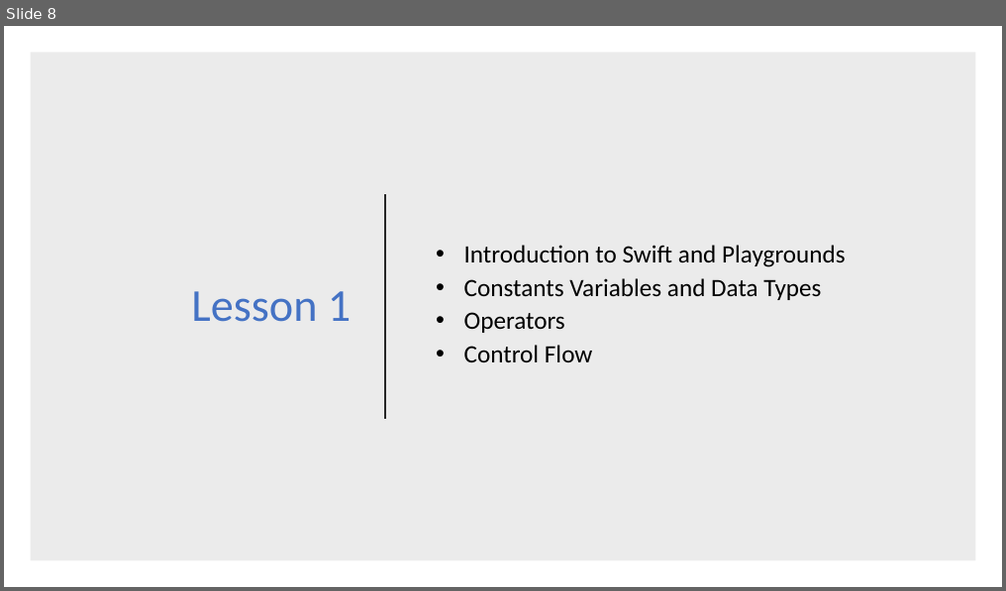
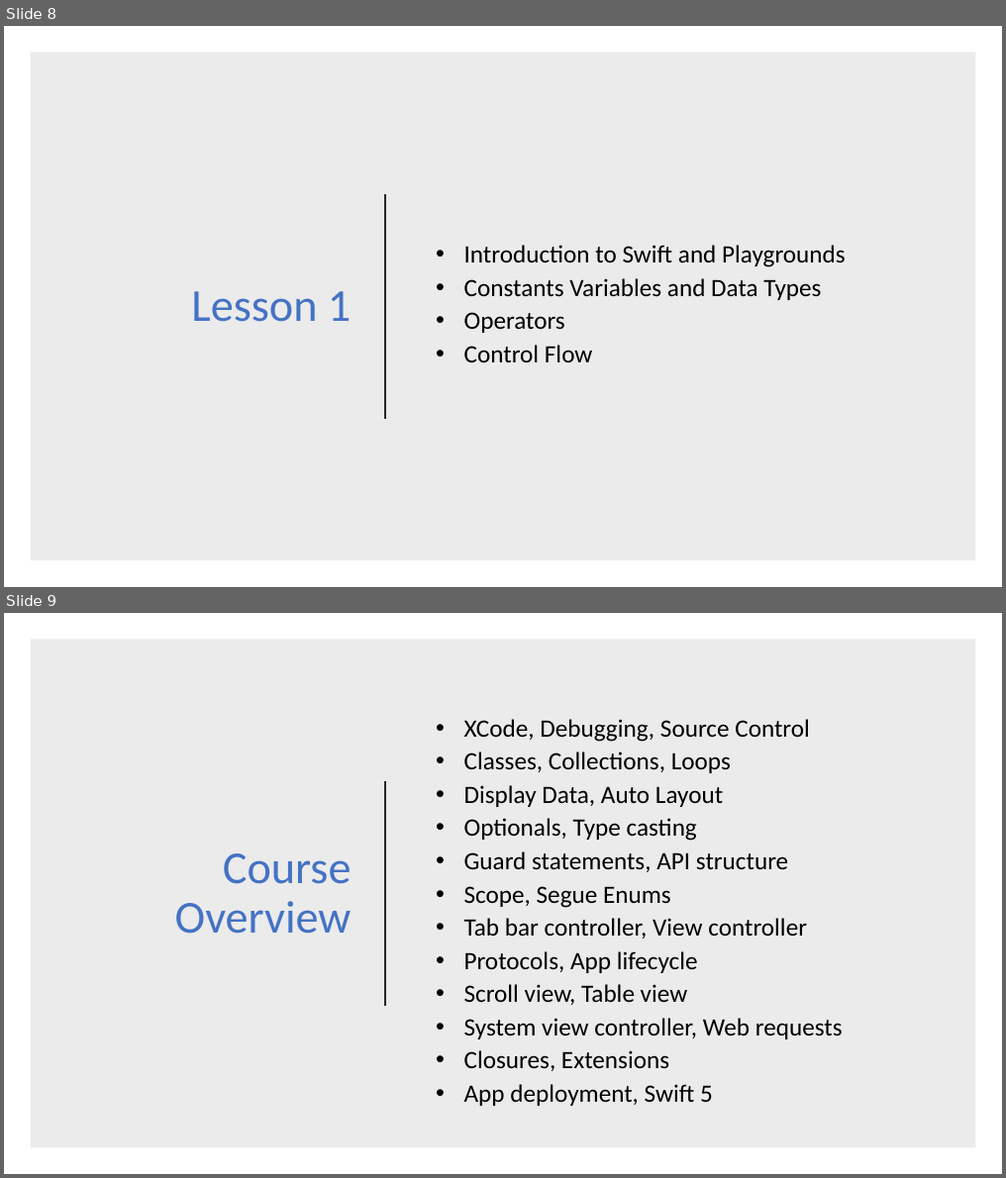
Before and after one commit to dtrikam1/unitec-app-development-with-swift, a slide deck: Lesson 1/Section 1/Software Development Lifecyle.pptx. Shown one above the other, each under a label of ours: slide 8 before the commit, slides 8 and 9 after it. The pictures are 1006x591 and 1006x1178 pixels, drawn with LibreOffice and Linux fonts; fonts in the diff are those of the drawing. Boxes give left, top, right and bottom in pixels: in the first picture for what was removed or moved away, otherwise in the second. Text is boxed around its words. In the diff, an @@ line names an element or a change of style, - is before the commit and + after.

Commit message:
updated with course overview

```diff
--- a/Lesson 1/Section 1/Software Development Lifecyle.pptx
+++ b/Lesson 1/Section 1/Software Development Lifecyle.pptx
@@ slide 9 added at [4, 613, 1002, 1174], background #FFFFFF @@
@@ rectangle added at [30, 639, 976, 1149], fill #000000 at 8% opacity @@
@@ text added at [464, 752, 843, 1106], 24 pt, text #000000 @@
+• XCode, Debugging, Source Control
+• Classes, Collections, Loops
+• Display Data, Auto Layout
+• Optionals, Type casting
+• Guard statements, API structure
+• Scope, Segue Enums
+• Tab bar controller, View controller
+• Protocols, App lifecycle
+• Scroll view, Table view
+• System view controller, Web requests
+• Closures, Extensions
+• App deployment, Swift 5
@@ line added from (385, 781) to (385, 1006), #262626 1.5 pt @@
@@ text added at [175, 854, 351, 934], 44 pt, text #4472C4 @@
+Course Overview
```
